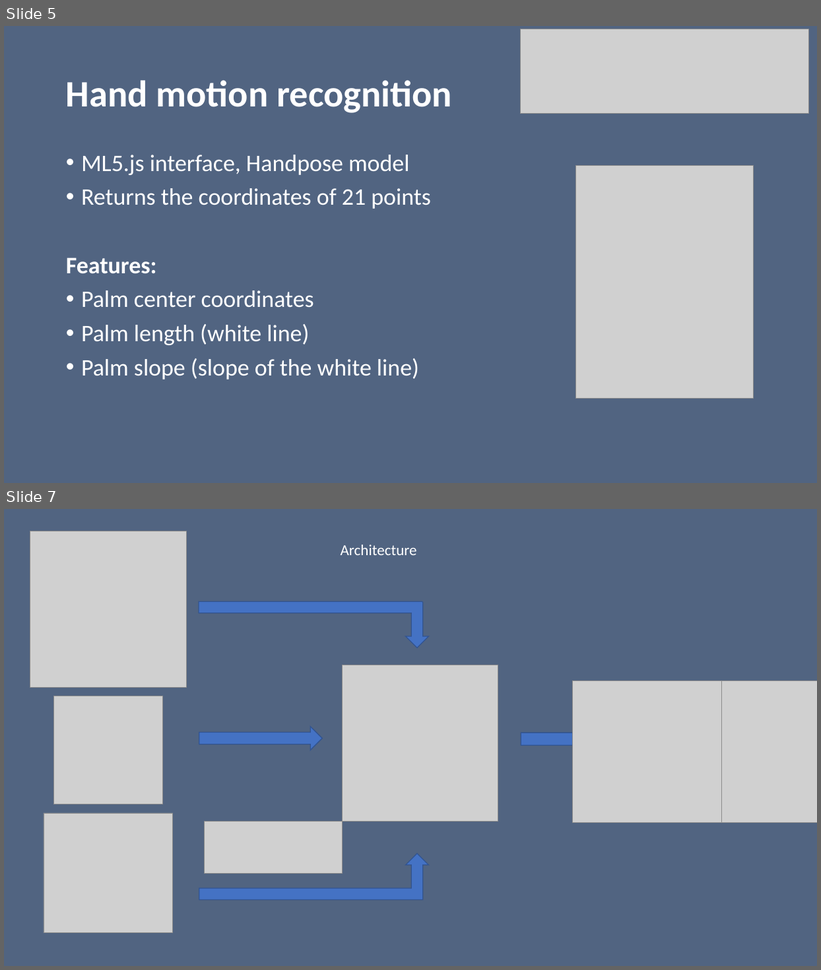
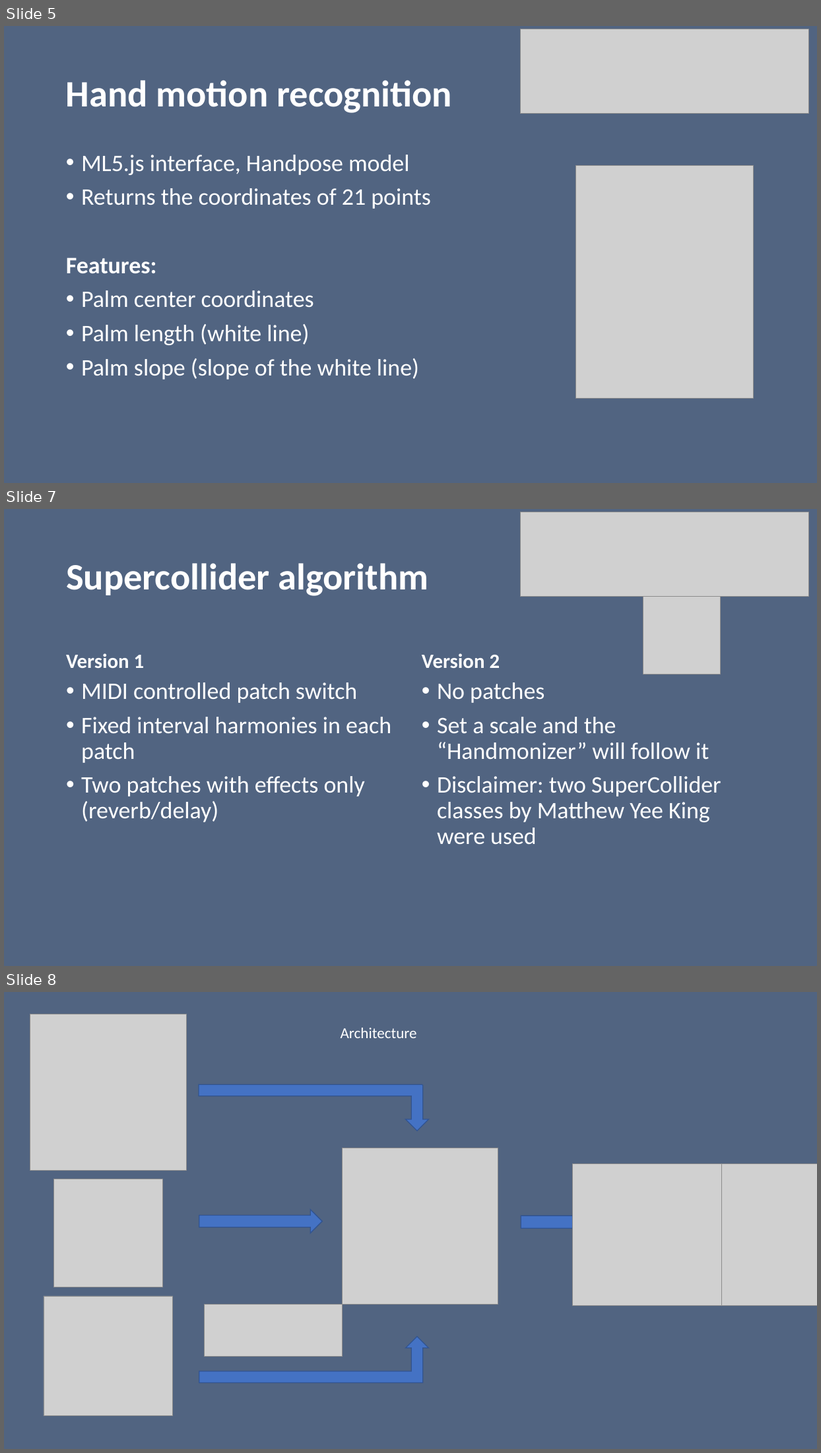
Before and after one commit to EllDy96/Handmonizer, a slide deck: schematic/Presentation3.pptx. Shown one above the other, each under a label of ours: slides 5 and 7 before the commit, slides 5, 7 and 8 after it; the slides between them are not shown. The pictures are 821x970 and 821x1453 pixels, drawn with LibreOffice and Linux fonts; fonts in the diff are those of the drawing; grey boxes stand for pictures. Boxes give left, top, right and bottom in pixels: in the first picture for what was removed or moved away, otherwise in the second. Text is boxed around its words. In the diff, an @@ line names an element or a change of style, - is before the commit and + after.

```diff
--- a/schematic/Presentation3.pptx
+++ b/schematic/Presentation3.pptx
@@ slide 7 added at <box>4,509,817,966</box>, background #526582 @@
@@ picture added at <box>521,512,809,597</box> @@
@@ title added at <box>66,563,429,596</box>, 44 pt, text #FFFFFF, bold @@
+Supercollider algorithm
@@ picture added at <box>644,597,721,674</box> @@
@@ text added at <box>66,654,145,668</box>, 24 pt, text #FFFFFF, bold @@
+Version 1
@@ text added at <box>422,654,500,668</box>, 24 pt, text #FFFFFF, bold @@
+Version 2
@@ text added at <box>81,683,391,823</box>, 28 pt, text #FFFFFF @@
+• MIDI controlled patch switch
+• Fixed interval harmonies in each patch
+• Two patches with effects only (reverb/delay)
@@ text added at <box>437,683,721,845</box>, 28 pt, text #FFFFFF @@
+• No patches
+• Set a scale and the “Handmonizer” will follow it
+• Disclaimer: two SuperCollider classes by Matthew Yee King were used
@@ what was slide 7 is now slide 8 @@
```
Also in this commit, not shown: 1 slide changed.
